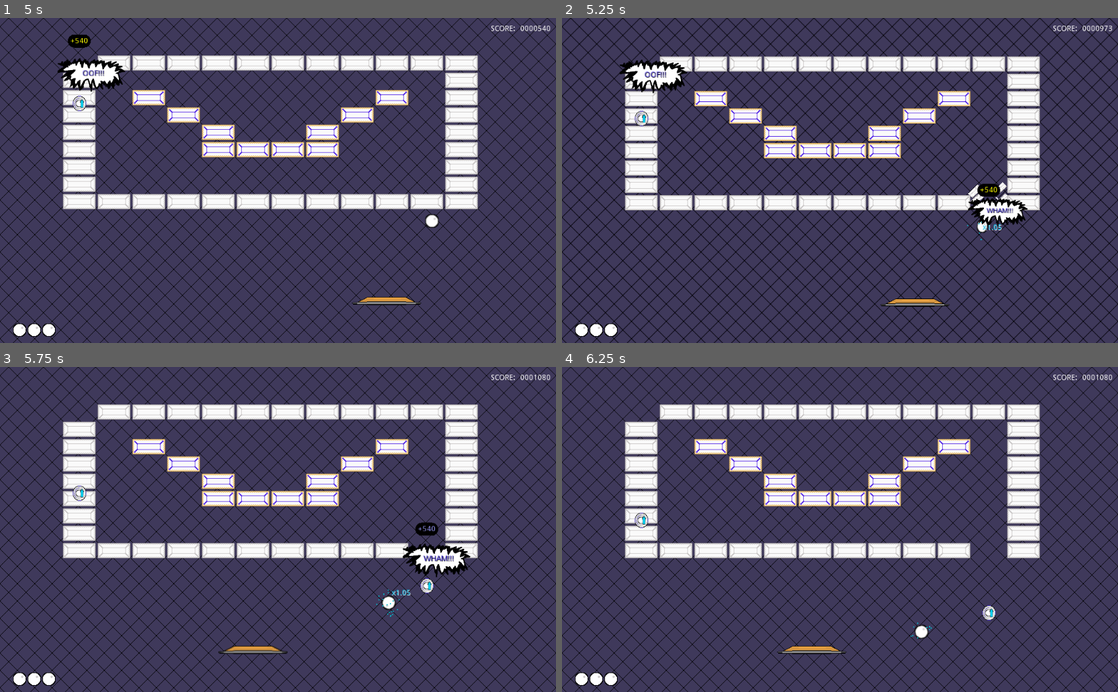
Above: before the commit, frames 1-4 (two rows, left to right).
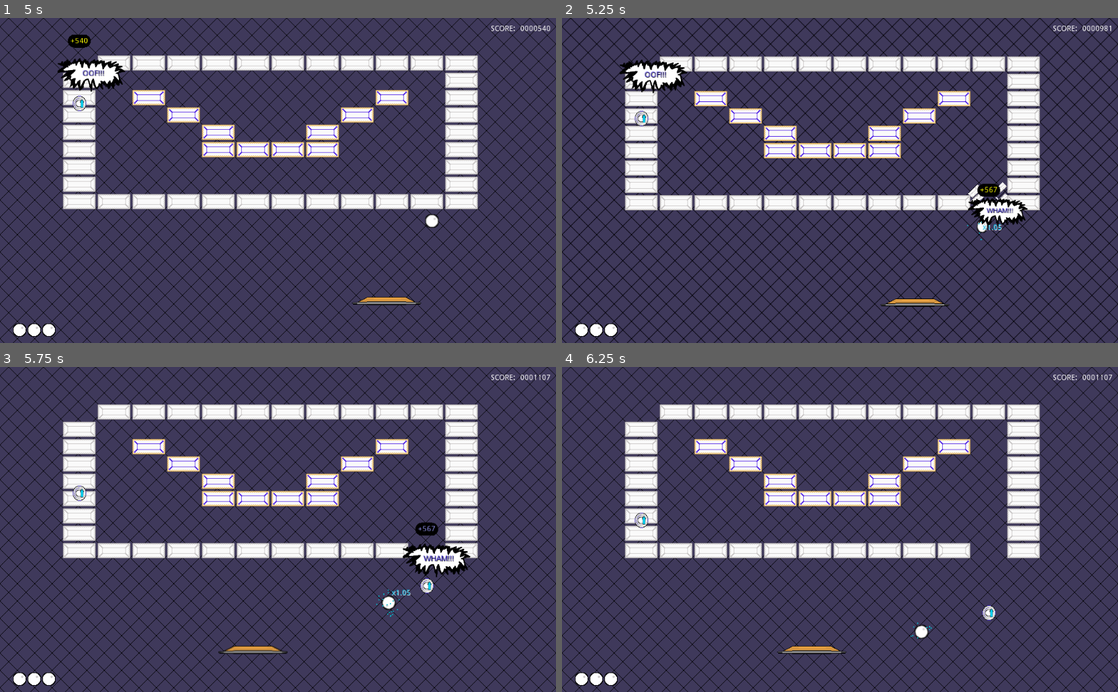
Above: after the commit, the same moments.

Repository: Anatolij-Grigorjev/Breakout4Godot
Game: Godot game, scene res://BreakoutGame.tscn
The game is run twice, just before and just after one commit, with the same random seed, the same clock (stepped at 60 frames per second) and the same inputs.
Inputs (mouse positions are in pixels of both pictures, inside the frame that each line leads up to):
- Up to frame 1 (5 s): tap Enter (ui_accept) at 0.5, 0.77, 2, 3.5, 3.77 s; move the mouse to (400, 164) at 0.52 s; hold Right (paddle_right) 0.53-1.25 s; tap Space (paddle_launch_ball) at 0.6, 3.6 s; click (400, 164) at 0.67 s; drag from (166, 196) to (250, 245) at 1.27 s; move the mouse to (333, 109) at 2.02 s; hold Right (paddle_right) 2.03-2.75 s; tap Alt at 2.1 s; drag from (250, 245) to (111, 131) at 2.77 s; move the mouse to (444, 229) at 3.52 s; hold Left (paddle_left) 3.53-4.25 s; tap B (debug1) at 4.15 s; drag from (111, 131) to (77, 63) at 4.27 s
- Up to frame 2 (5.25 s): move the mouse to (867, 180) at 5.02 s; hold Left (paddle_left) from 5.03 s (still down); tap Alt at 5.1 s; click (867, 180) at 5.17 s
- Up to frame 3 (5.75 s): keep holding Left (paddle_left)
- Up to frame 4 (6.25 s): release Left (paddle_left) at 5.75 s; drag from (756, 448) to (639, 493) at 5.77 s

Frame 1 is identical in both runs. In frame 2, less than 0.1% of the frame differs, in the area x 76-99%, y 2-54%; in frame 3, less than 0.1%, in the area x 76-99%, y 2-51%; in frame 4, less than 0.1%.

Commit message:
multiply broken brick score by ball speed

Diff:
--- a/game/BreakoutGame.gd
+++ b/game/BreakoutGame.gd
@@ -51,7 +51,7 @@
 
 	livesCounter.numExtraBalls = starting_num_balls
 
-	bricks.connect("brickDestroyed", self, "_on_brick_destroyed")
+	bricks.connect("brick_destroyed", self, "_on_brick_destroyed")
 	bricks.connect("brick_damaged", self, "_on_brick_damaged")
 	bricks.connect("map_cleared", self, "_on_bricksmap_cleared")
 	ballLossArea.connect("ball_fell", self, "_on_ball_fallen")
@@ -158,9 +158,9 @@
 	print("brick at %s changed type: %s -> %s" % [tile_idx, old_type, new_type])
 
 
-func _on_brick_destroyed(type: int, tileIdx: Vector2):
-
-	var brickPoints = _get_points_for_brick_type(type)
+func _on_brick_destroyed(ball: Ball, type: int, tileIdx: Vector2):
+
+	var brickPoints = _get_points_for_brick_type(ball, type)
 	# brick position is relative to tilemap parent
 	var brick_origin_pos = bricks.map_to_world(tileIdx) + bricks.position
 	var global_brick_center = brick_origin_pos + bricks.cell_size / 2
@@ -289,9 +289,8 @@
 	gameEndMessage.get_node("AnimationPlayer").play("RESET")
 
 
-func _get_points_for_brick_type(type: int) -> float:
-	var base_points = bricks.get_points_for_brick_type(type)
-	return base_points
+func _get_points_for_brick_type(ball: Ball, type: int) -> float:
+	return bricks.get_points_for_brick_type(type) * ball.currentSpeedupCoef()
 
 
 func _fire_collision_particles(collision: KinematicCollision2D):
--- a/game/ball/Ball.gd
+++ b/game/ball/Ball.gd
@@ -128,7 +128,7 @@
 		speedup_ball()
 		anim.play("hit-squish")
 		var tilemap: BricksMap = collision.collider as BricksMap
-		tilemap.bricks_hit_at(collision.position, collision.normal)
+		tilemap.bricks_hit_at_by_ball(self, collision.position, collision.normal)
 
 	if collision.collider.is_in_group("paddle"):
 		var paddle = collision.collider
--- a/game/bricks/BricksMap.gd
+++ b/game/bricks/BricksMap.gd
@@ -4,7 +4,7 @@
 const BrickBoomScn = preload("res://bricks/BrickExplode.tscn")
 
 
-signal brickDestroyed(brickType, brickPos)
+signal brick_destroyed(ball, brickType, brickPos)
 signal brick_damaged(brick_pos, hit_type, new_type)
 signal map_cleared(num_bricks)
 
@@ -37,16 +37,16 @@
 	if Input.is_action_just_released("debug1"):
 		var first_used_cell = get_used_cells()[0]
 		var rand_normal = Vector2(rand_range(-1.0, 1.0), rand_range(-1.0, 1.0))
-		_hit_brick_at_idx(first_used_cell, rand_normal)
+		_hit_brick_at_idx_by_ball(Utils.getFirstTreeNodeInGroup(get_tree(), "ball"), first_used_cell, rand_normal)
 
 
 func get_points_for_brick_type(type: int) -> float:
 	return points_for_brick_of_type[type]
 
 
-func bricks_hit_at(global_hit_pos: Vector2, hit_normal: Vector2):
+func bricks_hit_at_by_ball(ball, global_hit_pos: Vector2, hit_normal: Vector2):
 	var tile_idx: Vector2 = world_to_map(to_local(global_hit_pos))
-	_hit_brick_at_idx(tile_idx, hit_normal)
+	_hit_brick_at_idx_by_ball(ball, tile_idx, hit_normal)
 
 
 func reset_bricks():
@@ -54,7 +54,7 @@
 		set_cellv(saved_pos, Utils.nvl(initial_bricks_snapshot[saved_pos], INVALID_CELL))
 
 
-func _hit_brick_at_idx(tile_idx: Vector2, hit_normal: Vector2):
+func _hit_brick_at_idx_by_ball(ball, tile_idx: Vector2, hit_normal: Vector2):
 	var tile_type_at_idx = get_cellv(tile_idx)
 	if (tile_type_at_idx == TileMap.INVALID_CELL):
 		return
@@ -62,7 +62,7 @@
 	var next_brick_type = _get_next_brick_type(tile_type_at_idx)
 	_build_hidden_boom_at_tile_idx(tile_idx).explode(hit_normal)
 	if next_brick_type == TileMap.INVALID_CELL:
-		emit_signal("brickDestroyed", tile_type_at_idx, tile_idx)
+		emit_signal("brick_destroyed", ball, tile_type_at_idx, tile_idx)
 	else:
 		emit_signal("brick_damaged", tile_idx, tile_type_at_idx, next_brick_type)
 
